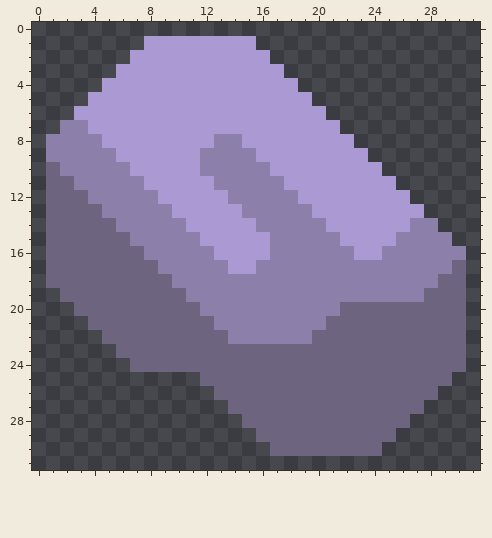
Two versions of one pixel-art sprite, sprites-override/ui/item-lead-ui.png. The picture above is the old version.
The file is 32x32 pixels. Colours within 5 levels of each other are drawn and written as one.
The same view after the edit:
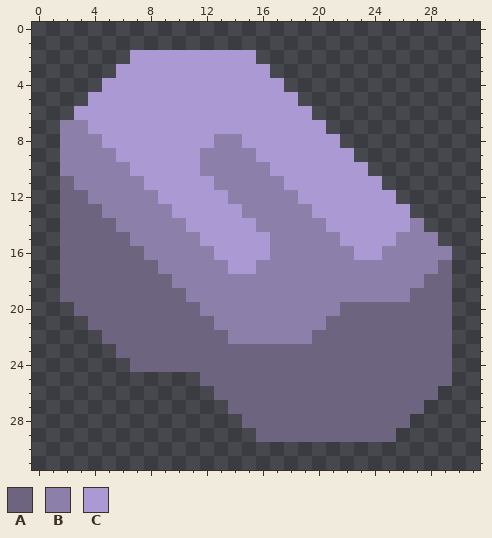
Palette (. is transparent): A #6d647f  B #8c7fa9  C #ab99d3
Message: ui for resprited items
What changed:
Colour A replaces colour B in row 17 at x 29; in row 18 at x 28; in row 19 at x 27.
The author cleared colour A in rows 10 to 16 at x 1; in rows 17 to 18 at x 1 and 30; in rows 19 to 24 at x 30; in row 30 at x 17 to 24.
The author cleared colour B in rows 8 to 9 at x 1; in row 14 at x 28; in row 15 at x 29; in row 16 at x 30.
The author cleared colour C in row 1 at x 8 to 15; in row 2 at x 16; in row 3 at x 17; in row 4 at x 18; in row 5 at x 19; in row 6 at x 20.
The author cleared colour C in row 7 at x 21; in row 8 at x 22; in row 9 at x 23; in row 10 at x 24; in row 11 at x 25; in row 12 at x 26.
The author cleared colour C in row 13 at x 27.
Pixel boxes of the changes (left, top, right, bottom) in both pictures:
changed: (144, 36, 466, 372)
erased: (46, 134, 60, 288)
erased: (270, 442, 382, 456)
